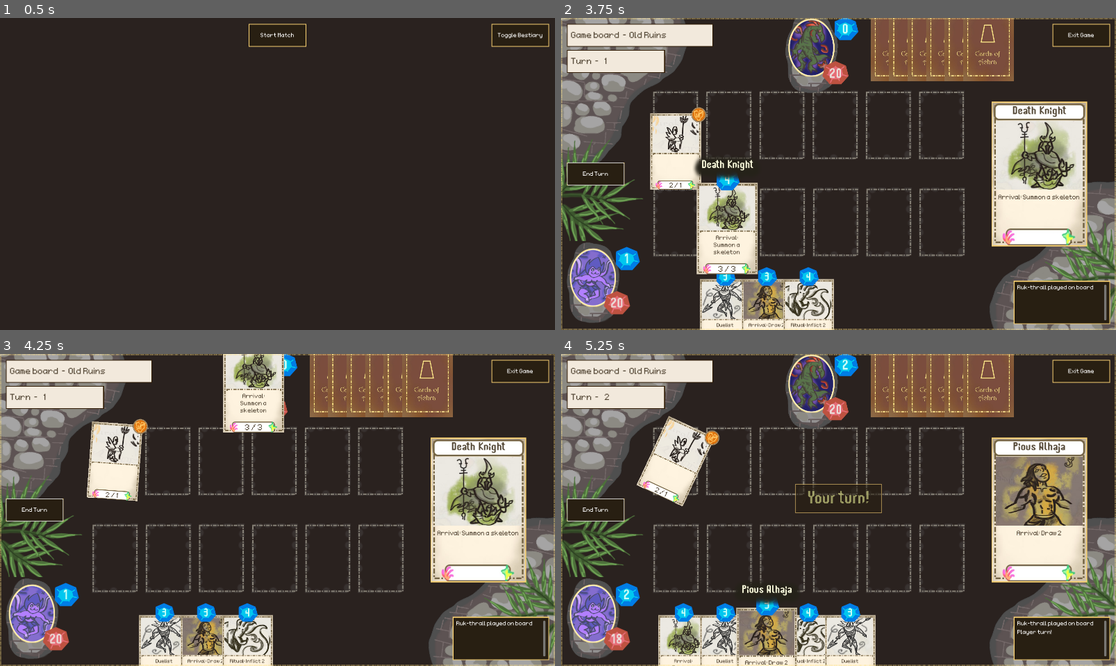
Above: before the commit, frames 1-4 (two rows, left to right).
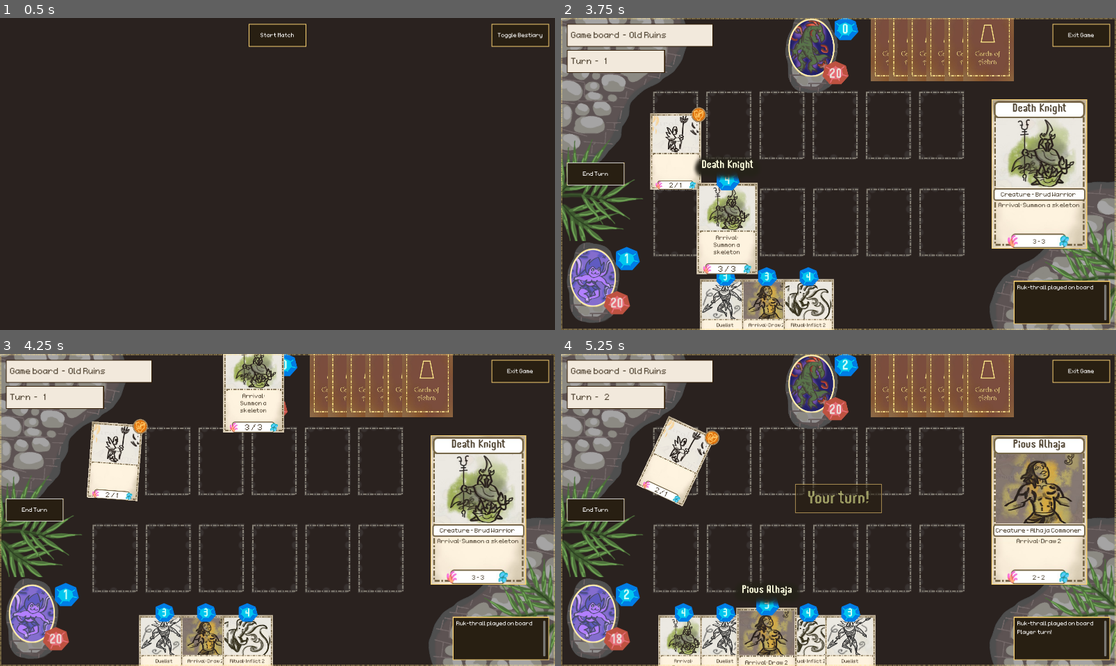
Above: after the commit, the same moments.

Repository: OttoElomaa/Godot-4-Ogre-Card-Game
Game: Godot game, scene res://GameScenes/MainMenu.tscn
Two runs of this game, one before a commit and one after it. Both use one fixed random seed, a clock stepped at 60 frames per second and the inputs below.
Inputs (mouse positions are in pixels of both pictures, inside the frame that each line leads up to):
- Up to frame 1 (0.5 s): no input
- Up to frame 2 (3.75 s): click (838, 36) at 0.5 s; click (594, 174) at 1.25 s; click (594, 174) at 2 s; click (594, 174) at 2.75 s; drag from (683, 317) to (816, 49) at 3.52 s
- Up to frame 3 (4.25 s): no input
- Up to frame 4 (5.25 s): drag from (727, 653) to (816, 385) at 4.27 s; move the mouse to (766, 653) at 5.02 s; click (766, 653) at 5.17 s

Frame 1 is identical in both runs. In frame 2, 3.4% of the frame differs, in the area x 22-95%, y 26-83%; in frame 3, 3.4%, in the area x 22-95%, y 21-74%; in frame 4, 3.3%.

Commit message:
Card: Added type string and subtypes - array and string. Main: Card info panel tweaks.

Diff:
--- a/Cards/Creatures/Cr-Alhaja-Pious.tscn
+++ b/Cards/Creatures/Cr-Alhaja-Pious.tscn
@@ -5,6 +5,7 @@
 
 [node name="Card-Cr-PiousAlhaja" instance=ExtResource("1_l6qv3")]
 cardName = "Pious Alhaja"
+subTypeStr = "Alhaja Commoner"
 manaCost = 3
 startingDamage = 2
 startingHealth = 2
--- a/Cards/Creatures/Cr-DeathKnight.tscn
+++ b/Cards/Creatures/Cr-DeathKnight.tscn
@@ -6,6 +6,7 @@
 
 [node name="Card-Cr-DeathKnight" instance=ExtResource("1_m612s")]
 cardName = "Death Knight"
+subTypeStr = "Brud Warrior"
 manaCost = 4
 startingDamage = 3
 startingHealth = 3
--- a/Cards/Creatures/Cr-Pikeman.tscn
+++ b/Cards/Creatures/Cr-Pikeman.tscn
@@ -5,6 +5,7 @@
 
 [node name="Card-Cr-Pikeman" instance=ExtResource("1_hwuew")]
 cardName = "Ruk-thrall"
+subTypeStr = "Minion"
 manaCost = 1
 startingDamage = 2
 startingHealth = 1
--- a/Cards/card.gd
+++ b/Cards/card.gd
@@ -27,6 +27,9 @@
 ###########################################
 @export var cardName := "Card Name"
 @export var cardType := CardTypes.CREATURE
+@export var subTypeStr := "Card Sub-Type"
+var subTypes := []
+var cardTypeStr := ""
 
 var cardArt:
 	get:
@@ -91,6 +94,8 @@
 	cardsManager = get_tree().get_first_node_in_group("cardManager")
 	cardsManager.connectCardSignal(self)
 
+	subTypes = subTypeStr.split(" ")
+
 	damage = startingDamage
 	health = startingHealth
 
@@ -120,6 +125,21 @@
 
 func createEffectText():
 
+
+	match cardType:
+		CardTypes.CREATURE:
+			cardTypeStr = "Creature"
+		CardTypes.RITUAL:
+			cardTypeStr = "Ritual"
+
+
+	subTypeStr = ""
+	for type in subTypes:
+		subTypeStr += type
+		subTypeStr += " "
+	subTypeStr.rstrip(" ")
+
+	#################################### EFFECT TEXT
 	var l = $Frontside/EffectsLabel
 	var text = ""
 
--- a/Cards/card.tscn
+++ b/Cards/card.tscn
@@ -10,7 +10,7 @@
 [ext_resource type="Texture2D" uid="uid://qngukrd0n58y" path="res://Art/CardComponents/card-mana-cost-indicator-texture.png" id="5_6ma8t"]
 [ext_resource type="Texture2D" uid="uid://t83v3cphysuw" path="res://Art/CardComponents/card-background-spell-texture.png" id="5_jsedn"]
 [ext_resource type="Texture2D" uid="uid://cdficndq8clk4" path="res://Art/CardComponents/card-backside-texture-v2-achra.jpg" id="5_lcq1x"]
-[ext_resource type="Texture2D" uid="uid://dbo04yx5ffla6" path="res://Art/CardComponents/card-background-texture-V3.png" id="6_lcq1x"]
+[ext_resource type="Texture2D" uid="uid://mnmcpj4cb26w" path="res://Art/CardComponents/card-background-texture-V4.jpg" id="6_lcq1x"]
 [ext_resource type="LabelSettings" uid="uid://bujre4bd418t" path="res://Fonts/LabelSetHeaderMana.tres" id="6_u70hd"]
 [ext_resource type="Texture2D" uid="uid://ddcgs1oy32v0i" path="res://Art/CardComponents/card-action-state-indicator-texture-active-V2.png" id="7_gi0db"]
 [ext_resource type="Texture2D" uid="uid://cq6ndvj18kyn0" path="res://Art/CardComponents/card-action-state-indicator-frame-texture-V2.png" id="8_cvyu6"]
--- a/GameScenes/GameBoard.tscn
+++ b/GameScenes/GameBoard.tscn
@@ -20,7 +20,7 @@
 [ext_resource type="LabelSettings" uid="uid://4clxhxygbncp" path="res://Fonts/LabelSettingSmallFontWhite.tres" id="18_tppv1"]
 [ext_resource type="StyleBox" path="res://PanelStyles/LabelTransparentBasicDark.tres" id="19_j663k"]
 [ext_resource type="StyleBox" path="res://PanelStyles/EmptyStyleBox.tres" id="20_tic85"]
-[ext_resource type="Texture2D" uid="uid://ihvc8fjeb5xc" path="res://Art/CardComponents/card-background-texture-V3b-ForInfoPane.jpg" id="21_8ww6x"]
+[ext_resource type="Texture2D" uid="uid://bvnmf54c4ye2n" path="res://Art/CardComponents/card-background-texture-V4b-ForInfoPane.jpg" id="21_rf3o6"]
 [ext_resource type="LabelSettings" uid="uid://5ls01gsi27ws" path="res://Fonts/LabelSet-Header-Brown.tres" id="22_fl608"]
 [ext_resource type="Texture2D" uid="uid://b7g66n14xrpak" path="res://Art/CardArt/card-art-base-card-idk.png" id="23_ytsuw"]
 [ext_resource type="LabelSettings" uid="uid://qjlnlywf0ted" path="res://Fonts/LabelSetSmallBrownCardText.tres" id="24_l7se8"]
@@ -416,7 +416,7 @@
 
 [node name="CardBackgroundTexture" type="TextureRect" parent="CanvasLayer/CardInfoPane/Panel"]
 layout_mode = 2
-texture = ExtResource("21_8ww6x")
+texture = ExtResource("21_rf3o6")
 
 [node name="Margin" type="MarginContainer" parent="CanvasLayer/CardInfoPane/Panel"]
 layout_mode = 2
@@ -442,9 +442,28 @@
 expand_mode = 5
 stretch_mode = 4
 
+[node name="SubTypeLine" type="Label" parent="CanvasLayer/CardInfoPane/Panel/Margin/VBox"]
+layout_mode = 2
+text = "Effect text goes here."
+label_settings = ExtResource("24_l7se8")
+horizontal_alignment = 1
+
 [node name="EffectText" type="Label" parent="CanvasLayer/CardInfoPane/Panel/Margin/VBox"]
 layout_mode = 2
 text = "Effect text goes here."
+label_settings = ExtResource("24_l7se8")
+horizontal_alignment = 1
+
+[node name="EmptyLines" type="Label" parent="CanvasLayer/CardInfoPane/Panel/Margin/VBox"]
+layout_mode = 2
+text = "
+"
+label_settings = ExtResource("24_l7se8")
+horizontal_alignment = 1
+
+[node name="AttackDefenseLabel" type="Label" parent="CanvasLayer/CardInfoPane/Panel/Margin/VBox"]
+layout_mode = 2
+text = "Attack / Defense"
 label_settings = ExtResource("24_l7se8")
 horizontal_alignment = 1
 
--- a/GameScenes/gameBoard.gd
+++ b/GameScenes/gameBoard.gd
@@ -192,7 +192,10 @@
 	cardInfo.show()
 	cardInfo.get_node("Panel/Margin/VBox/NameLabel").text = card.cardName
 	cardInfo.get_node("Panel/Margin/VBox/CardArt").texture = card.cardArt
+
+	cardInfo.get_node("Panel/Margin/VBox/SubTypeLine").text = "%s - %s" % [card.cardTypeStr,card.subTypeStr]
 	cardInfo.get_node("Panel/Margin/VBox/EffectText").text = card.effectText
+	cardInfo.get_node("Panel/Margin/VBox/AttackDefenseLabel").text = "%d - %d" % [card.damage,card.health]
 
 
 
Binary file added: Art/CardComponents/card-background-texture-V4.jpg
Not shown, added: Art/CardComponents/card-background-texture-V4.jpg.import
Binary file added: Art/CardComponents/card-background-texture-V4b-ForInfoPane.jpg
Not shown, added: Art/CardComponents/card-background-texture-V4b-ForInfoPane.jpg.import
Not shown, added: Art/CardComponents/card-background-texture-V4.pdn
Not shown, added: Art/CardComponents/card-background-texture-V4b-ForInfoPane.pdn
